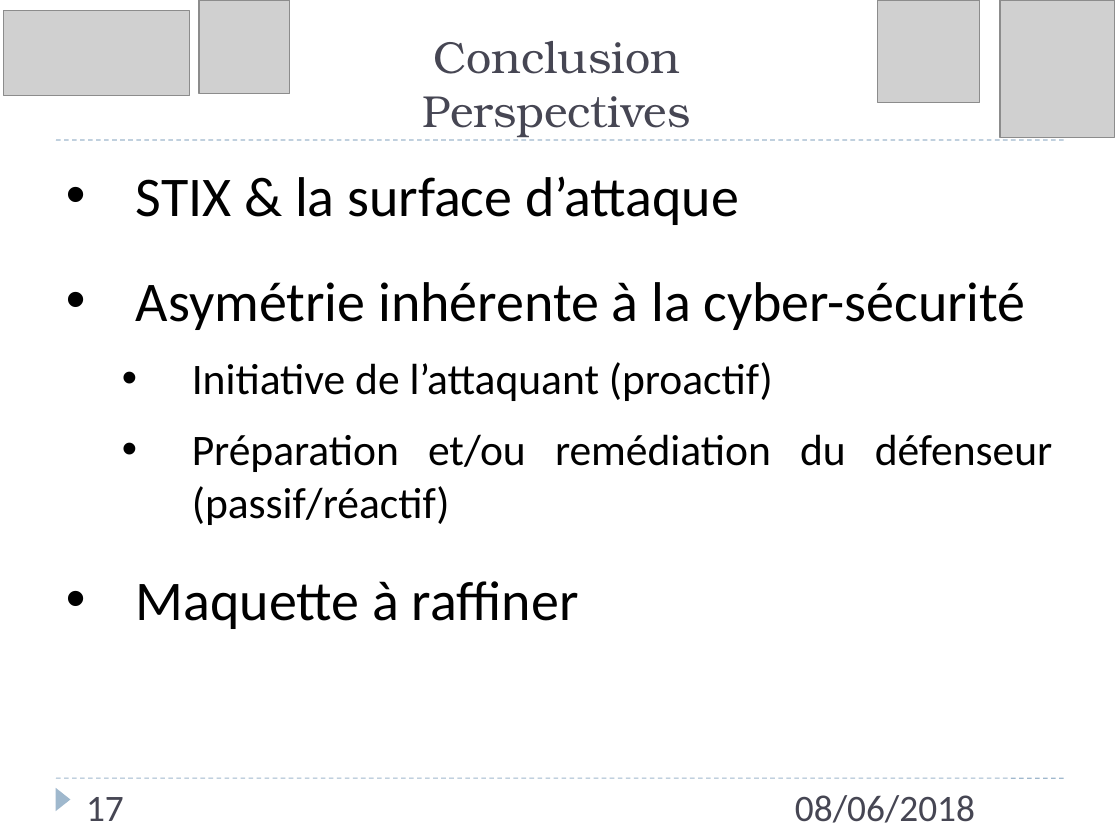
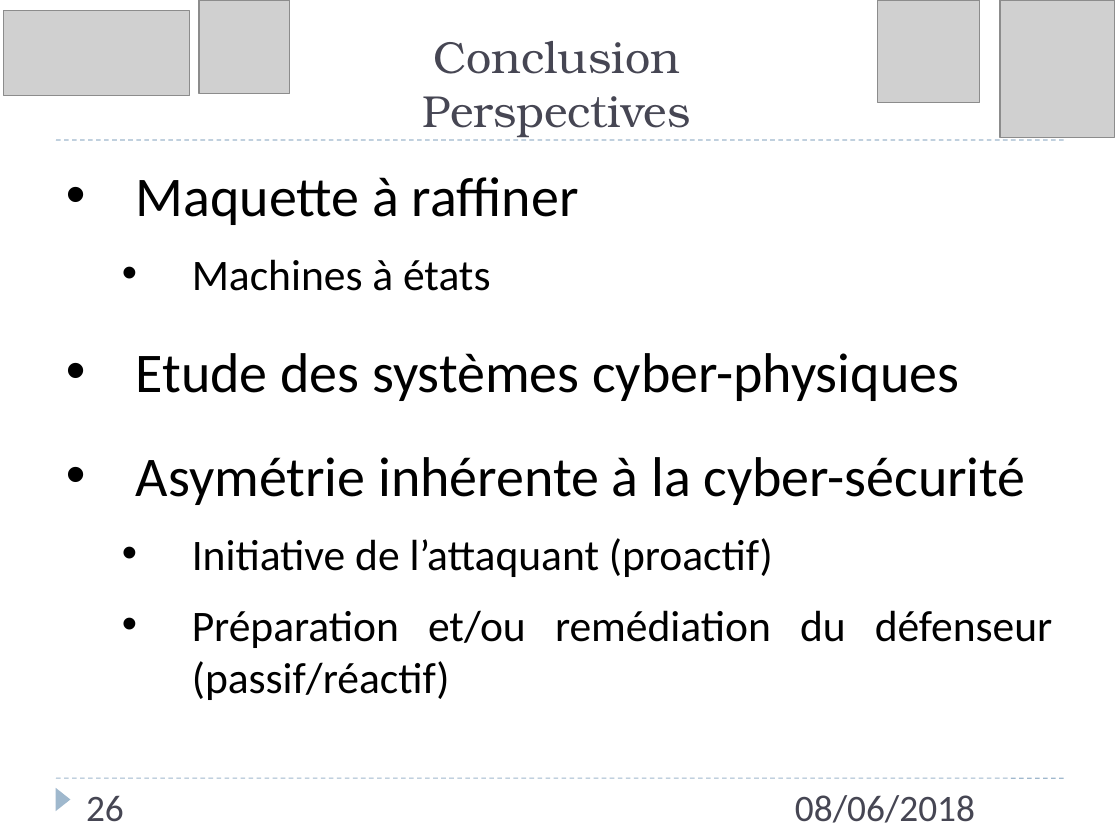
Before and after one commit to Lawyne/ModMenace, a slide deck: slide 26 of Presentation/Presentation Journee-Doctorants 08-06-18.pptx (slide 17 before the commit). Drawn at 1120x840 pixels with LibreOffice and Linux fonts; fonts in the diff are those of the drawing; grey boxes stand for pictures. Boxes give left, top, right and bottom in pixels: in the first picture for what was removed or moved away, otherwise in the second. Text is boxed around its words. In the diff, an @@ line names an element or a change of style, - is before the commit and + after.

```diff
--- a/Presentation/Presentation Journee-Doctorants 08-06-18.pptx
+++ b/Presentation/Presentation Journee-Doctorants 08-06-18.pptx
@@ text at <box>136,177,959,401</box>: text changed @@
-• STIX & la surface d’attaque
+• Maquette à raffiner
+  • Machines à états
+• Etude des systèmes cyber-physiques
@@ text at <box>136,581,579,629</box>: paragraph removed @@
-• Maquette à raffiner
@@ page number at <box>86,795,124,822</box>: text changed @@
-17
+26
```
Also in this commit, not shown: 15 other slides changed, 12 slides added, 3 slides removed, 12 other files.
